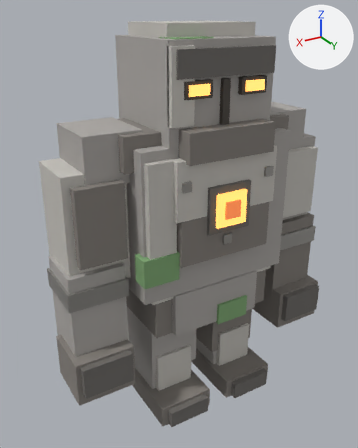
A saved change to the glTF model assets/meshes/characters/voxel_rock_golem_80px_rig.glb.
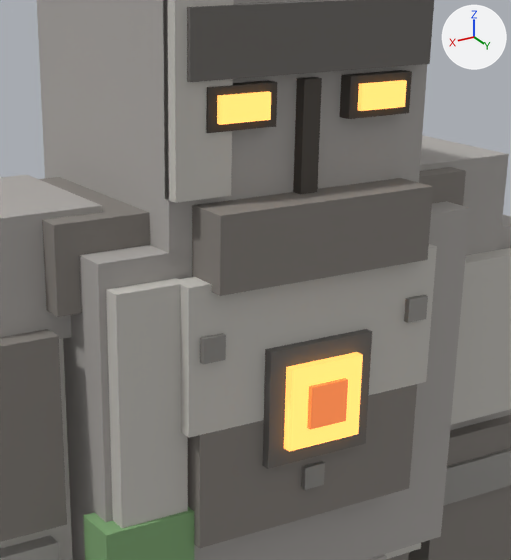
Old and new are each drawn whole from a camera (50 mm lens) standing at (1.696, 2.663, 3.669) and looking at (0.09, -0.014, 2.331) and again close up on the part from 28% to 86% of the width and 10% to 61% of the height. Lighting does not change. The marker at upper right points along +X, +Y and +Z. The last two pictures show the newer version. Where no turn or scale is listed for an object, it has been applied to the vertices.

Names of what the first close-up shows: 'brow_ridge', 'chest_plate_lower', 'chest_plate_upper', 'core_chest_glow', 'core_chest_inner', 'eye_left', 'eye_right', 'head_left_highlight', 'head_main', 'jaw_block', 'left_upper_arm_plate', 'right_upper_arm_plate', 'shoulder_bar', 'shoulder_left_pad', 'torso_left_highlight', 'torso_main' and 17 more.
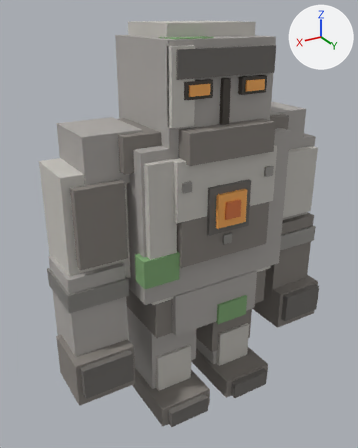
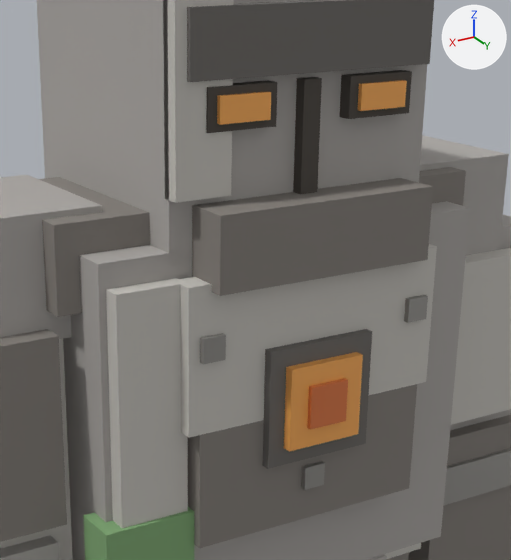
Pixel boxes [x1, y1, x2, y2] of what changed, in the close-ups (511 x 560 px):
'core_chest_glow', recoloured, surface changed (darker): [284, 352, 363, 452] in both
'core_chest_inner', recoloured, surface changed (darker): [307, 378, 348, 430] in both
'eye_left', recoloured, surface changed (darker): [217, 91, 271, 125] in both
'eye_right', recoloured, surface changed (darker): [358, 80, 407, 111] in both

The edits, one by one:
In material 'golem_core_glow' (mat_golem_core_glow), emission_color is no longer (1.0, 0.442, 0.105), orange #ffb15b.
In material 'golem_core_glow' (mat_golem_core_glow), emission_strength is no longer 1.52.
In material 'golem_core_deep' (mat_golem_core_deep), emission_color is no longer (0.56, 0.144, 0.04), orange #c56a38.
In material 'golem_core_deep' (mat_golem_core_deep), emission_strength is no longer 1.0.
